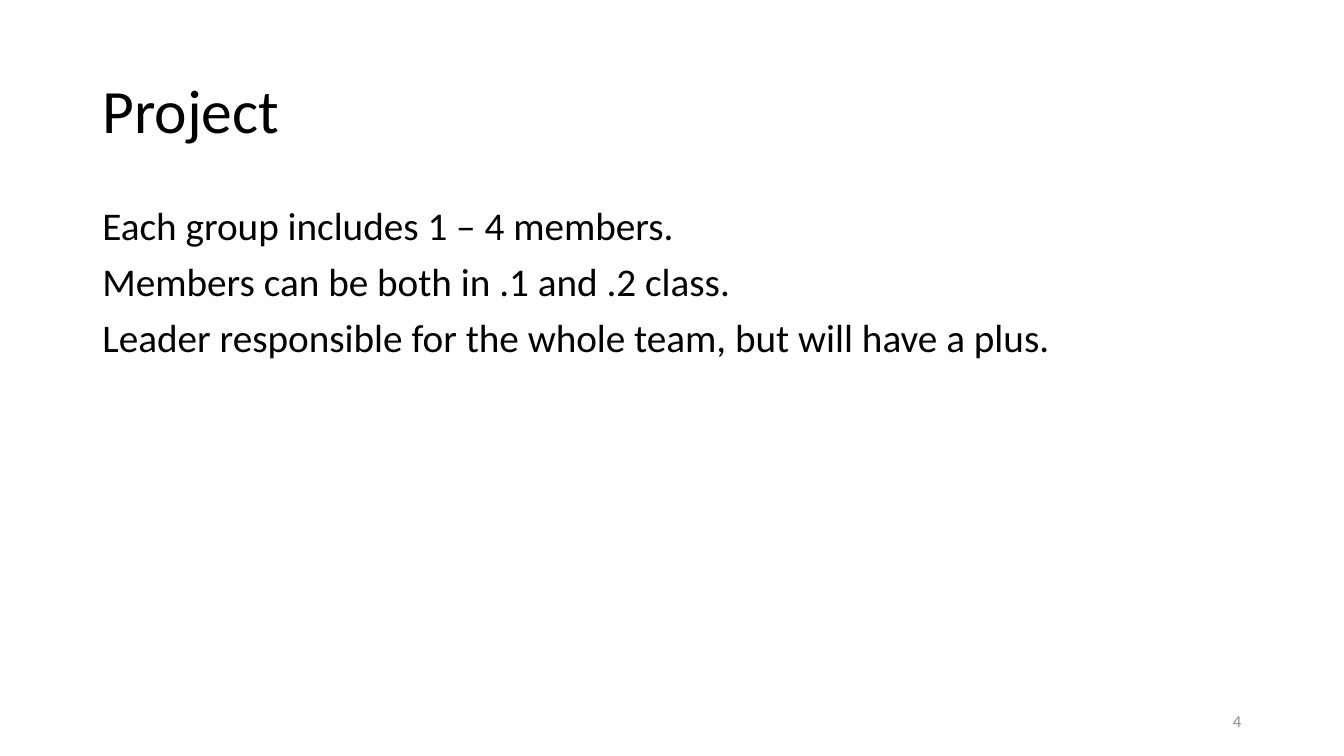
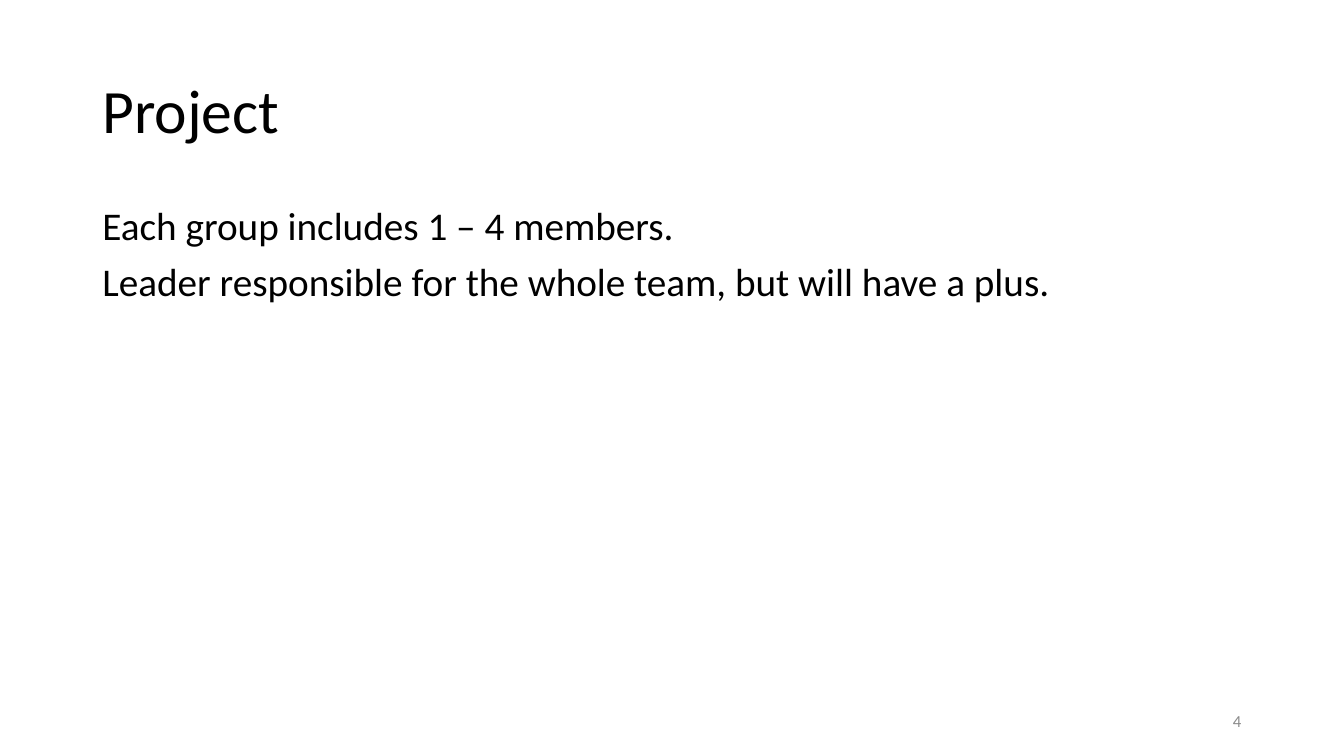
Before and after one commit to vutuanhai237/CourseMaterials, a slide deck: slide 4 of CS4273-Introduce to Software Engineering/Slides/Lab 0. Introduction.pptx. Drawn at 1344x756 pixels with LibreOffice and Linux fonts; fonts in the diff are those of the drawing. Boxes give left, top, right and bottom in pixels: in the first picture for what was removed or moved away, otherwise in the second. Text is boxed around its words. In the diff, an @@ line names an element or a change of style, - is before the commit and + after.

```diff
--- a/CS4273-Introduce to Software Engineering/Slides/Lab 0. Introduction.pptx
+++ b/CS4273-Introduce to Software Engineering/Slides/Lab 0. Introduction.pptx
@@ text at (102,268,730,297): paragraph removed @@
-Members can be both in .1 and .2 class.
```
Also in this commit, not shown: 4 other slides changed, 7 other files.
